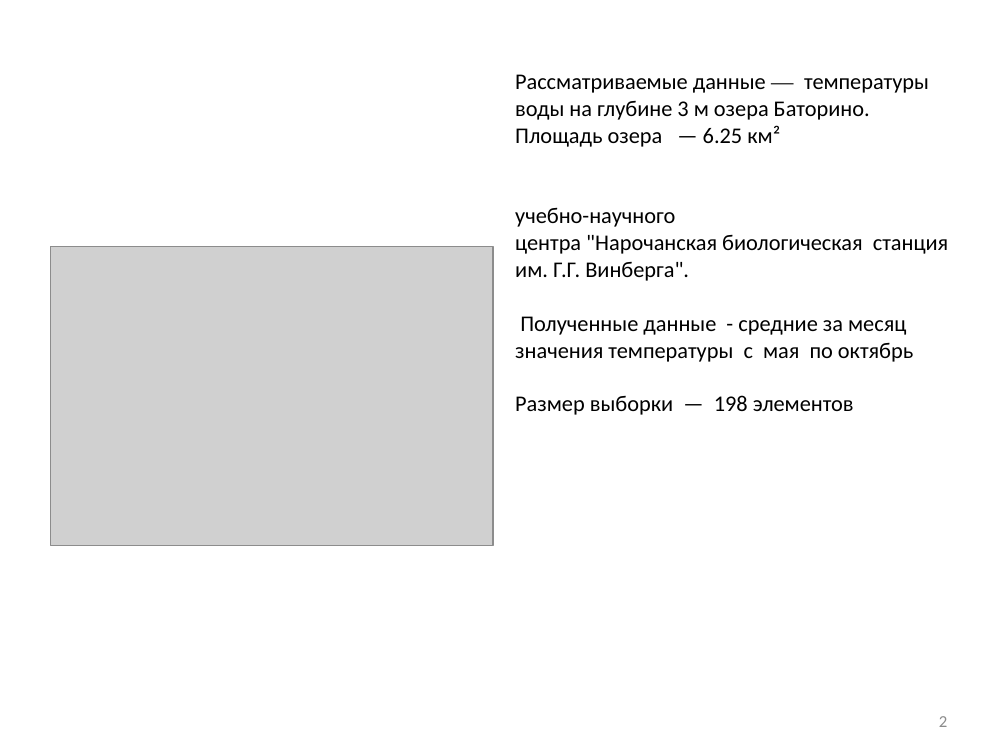
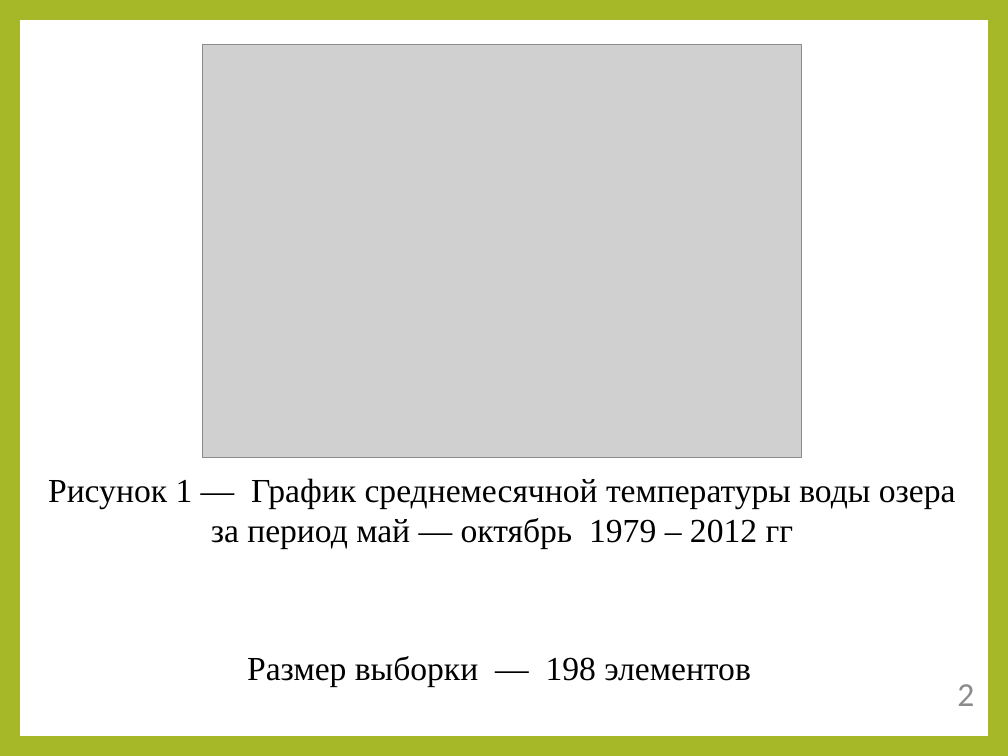
Before and after one commit to Ivan456/diplom, a slide deck: slide 2 of Ivan Vodich.pptx. Drawn at 1008x756 pixels with LibreOffice and Linux fonts; fonts in the diff are those of the drawing; grey boxes stand for pictures. Boxes give left, top, right and bottom in pixels: in the first picture for what was removed or moved away, otherwise in the second. Text is boxed around its words. In the diff, an @@ line names an element or a change of style, - is before the commit and + after.

```diff
--- a/Ivan Vodich.pptx
+++ b/Ivan Vodich.pptx
@@ background #FFFFFF to #A6B727 @@
@@ rectangle added at box(20, 20, 988, 736), fill #FFFFFF @@
@@ picture added at box(203, 44, 801, 457) @@
@@ text removed at box(515, 74, 948, 415) @@
-Рассматриваемые данные ― температуры воды на глубине 3 м озера Баторино.
-Площадь озера — 6.25 км²
-учебно-научного
-центра "Нарочанская биологическая станция им. Г.Г. Винберга".
-Полученные данные - средние за месяц значения температуры с мая по октябрь
-Размер выборки — 198 элементов
@@ picture removed at box(50, 247, 493, 545) @@
@@ text added at box(48, 478, 956, 549), 24 pt, text #000000 @@
+Рисунок 1 ― График среднемесячной температуры воды озера за период май — октябрь 1979 – 2012 гг
@@ text added at box(247, 656, 751, 687), 24 pt, text #000000 @@
+Размер выборки — 198 элементов
@@ text "2": place and size @@
-text "2" at box(939, 716, 947, 727)
+text "2" at box(957, 684, 974, 706)
@@ text "2" at box(957, 684, 974, 706): size 12 to 24 pt @@
```
Also in this commit, not shown: 5 other slides changed, 5 slides added, 5 slides removed, 3 other files.
